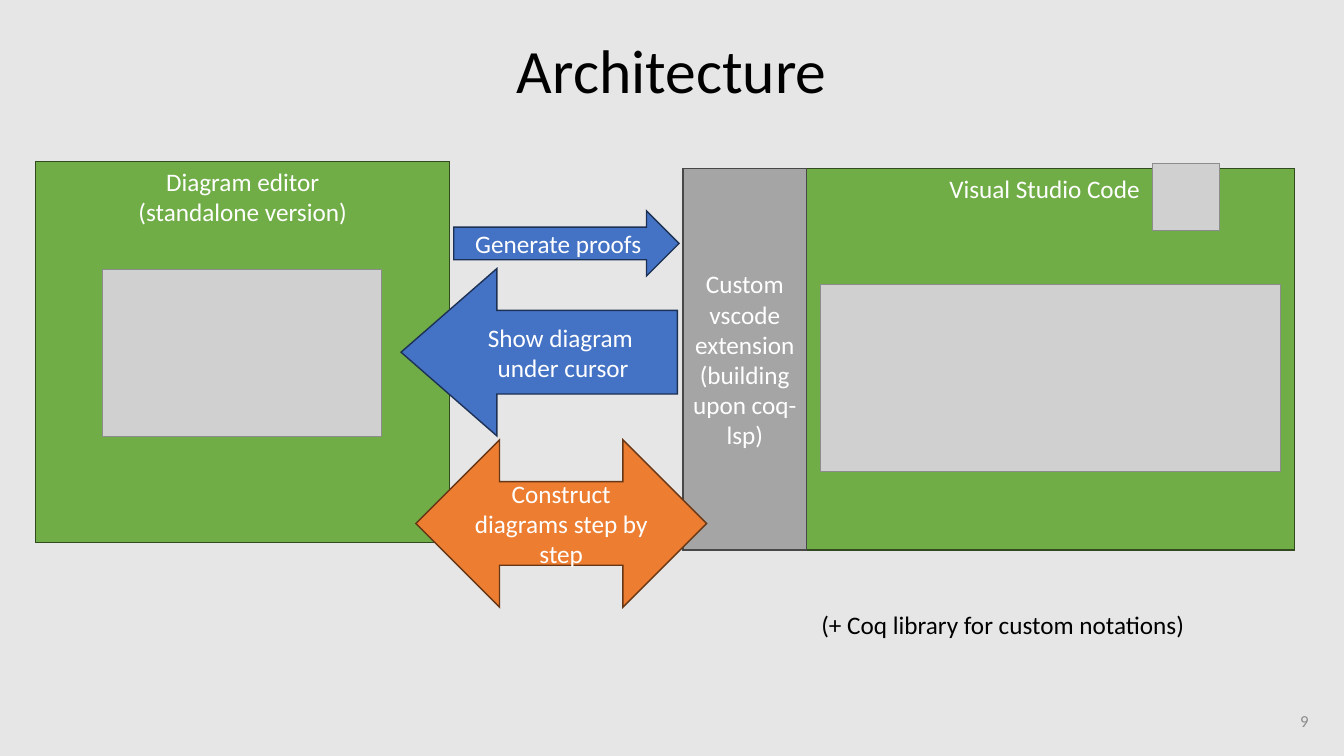
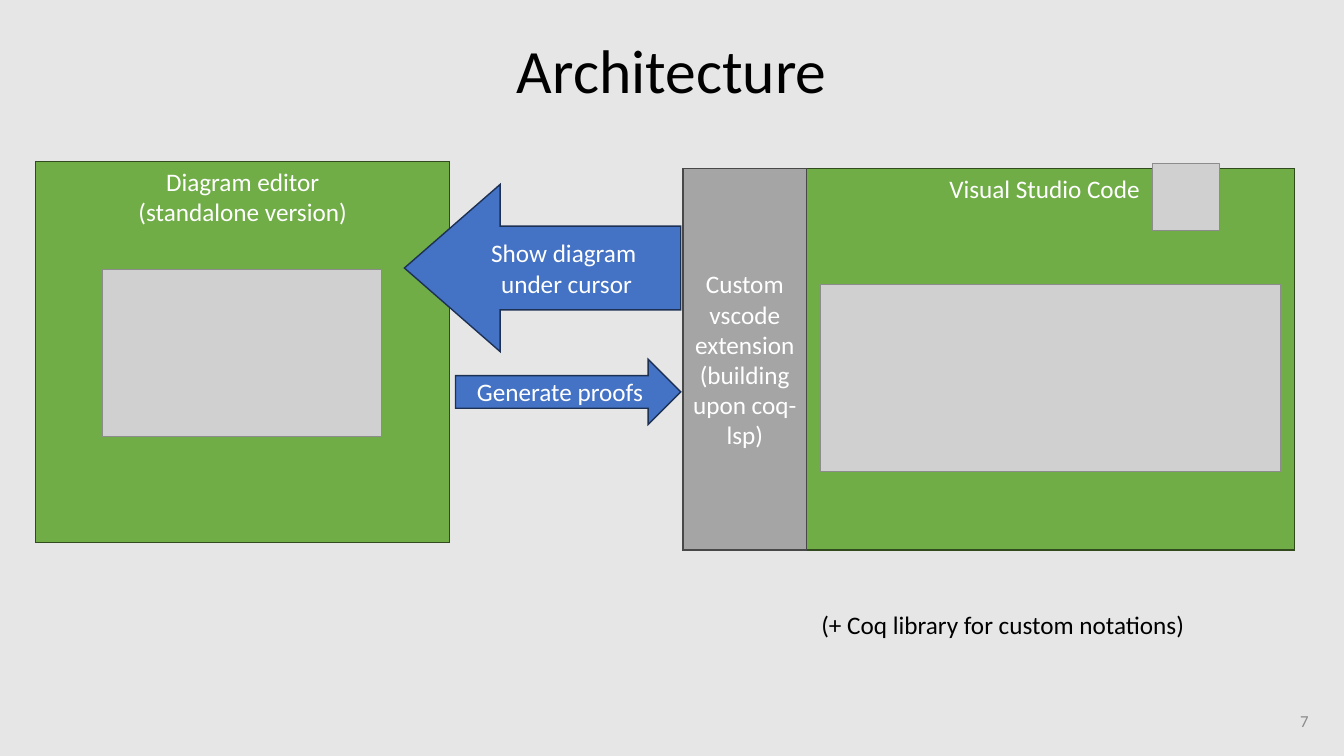
Before and after one commit to amblafont/slides, a slide deck: slide 7 of grapheditor/2024-coqpl/main.pptx (slide 9 before the commit). Drawn at 1344x756 pixels with LibreOffice and Linux fonts; fonts in the diff are those of the drawing; grey boxes stand for pictures. Boxes give left, top, right and bottom in pixels: in the first picture for what was removed or moved away, otherwise in the second. Text is boxed around its words. In the diff, an @@ line names an element or a change of style, - is before the commit and + after.

```diff
--- a/grapheditor/2024-coqpl/main.pptx
+++ b/grapheditor/2024-coqpl/main.pptx
@@ left arrow "Show diagram": place and size @@
-left arrow "Show diagram" at (401,268,678,436)
+left arrow "Show diagram" at (404,185,681,352)
@@ right arrow "Generate proofs": place and size @@
-right arrow "Generate proofs" at (454,211,680,276)
+right arrow "Generate proofs" at (456,359,682,424)
@@ left right arrow removed at (416,440,707,607) @@
-Construct diagrams step by step
@@ page number at (1300,716,1308,727): text changed @@
-9
+7
```
Also in this commit, not shown: 4 other slides changed, 2 slides added.
